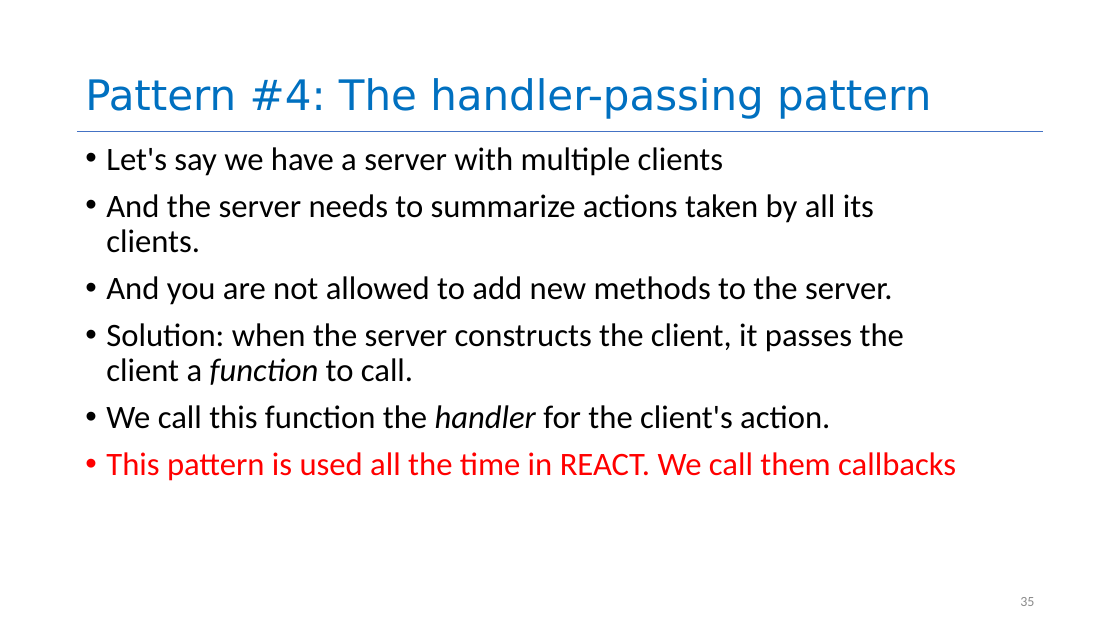
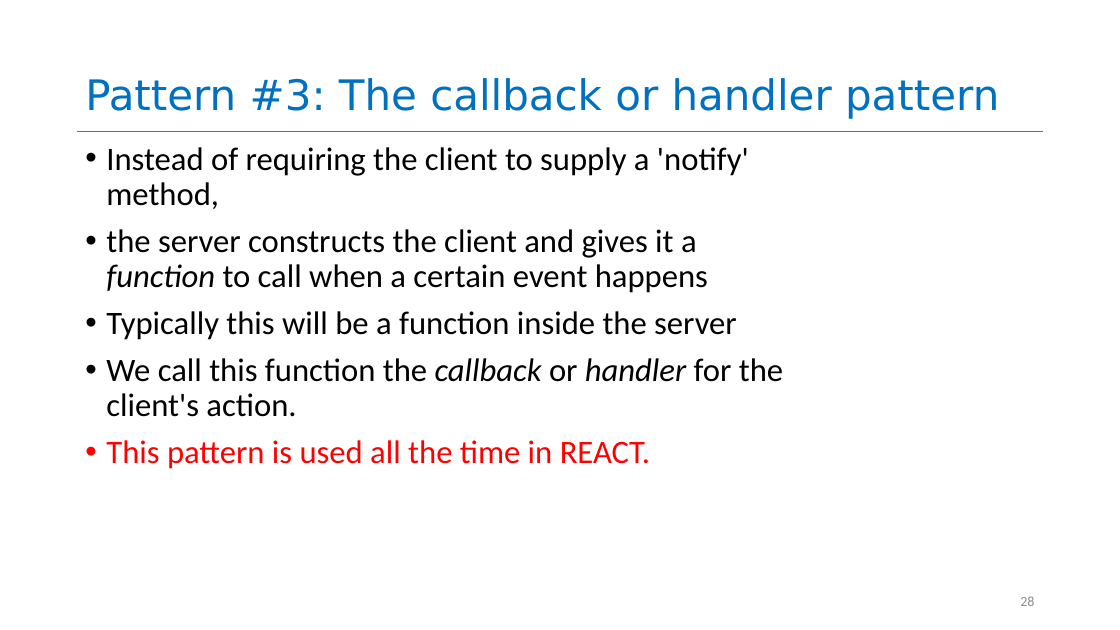
Before and after one commit to neu-se/CS4530-Spring-2025, a slide deck: slide 28 of Slides/Module 05 Interaction-Level Design Patterns.pptx (slide 35 before the commit). Drawn at 1120x630 pixels with LibreOffice and Linux fonts; fonts in the diff are those of the drawing. Boxes give left, top, right and bottom in pixels: in the first picture for what was removed or moved away, otherwise in the second. Text is boxed around its words. In the diff, an @@ line names an element or a change of style, - is before the commit and + after.

Commit message:
updated M05 slides

```diff
--- a/Slides/Module 05 Interaction-Level Design Patterns.pptx
+++ b/Slides/Module 05 Interaction-Level Design Patterns.pptx
@@ title at box(85, 78, 999, 119): text changed @@
-Pattern #4: The handler-passing pattern
+Pattern #3: The callback or handler pattern
@@ text at box(106, 147, 783, 469): text changed @@
-• Let's say we have a server with multiple clients
-• And the server needs to summarize actions taken by all its clients.
-• And you are not allowed to add new methods to the server.
-• Solution: when the server constructs the client, it passes the client a function to call.
-• We call this function the handler for the client's action.
-• This pattern is used all the time in REACT. We call them callbacks
+• Instead of requiring the client to supply a 'notify' method,
+• the server constructs the client and gives it a function to call when a certain event happens
+• Typically this will be a function inside the server
+• We call this function the callback or handler for the client's action.
+• This pattern is used all the time in REACT.
@@ page number at box(1020, 596, 1034, 606): text changed @@
-35
+28
```
Also in this commit, not shown: 20 other slides changed, 2 slides added, 3 slides removed, 1 other file.
